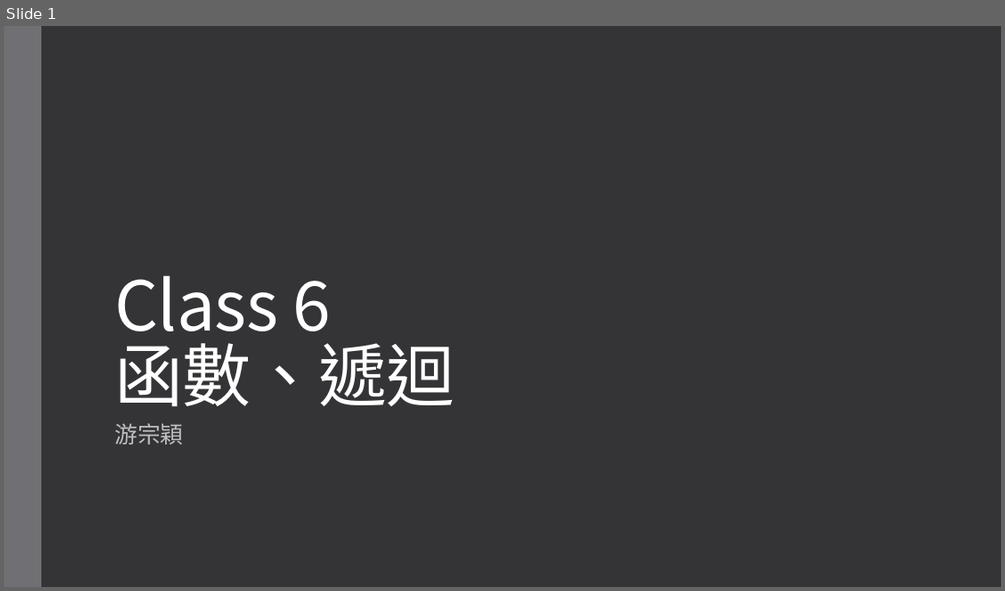
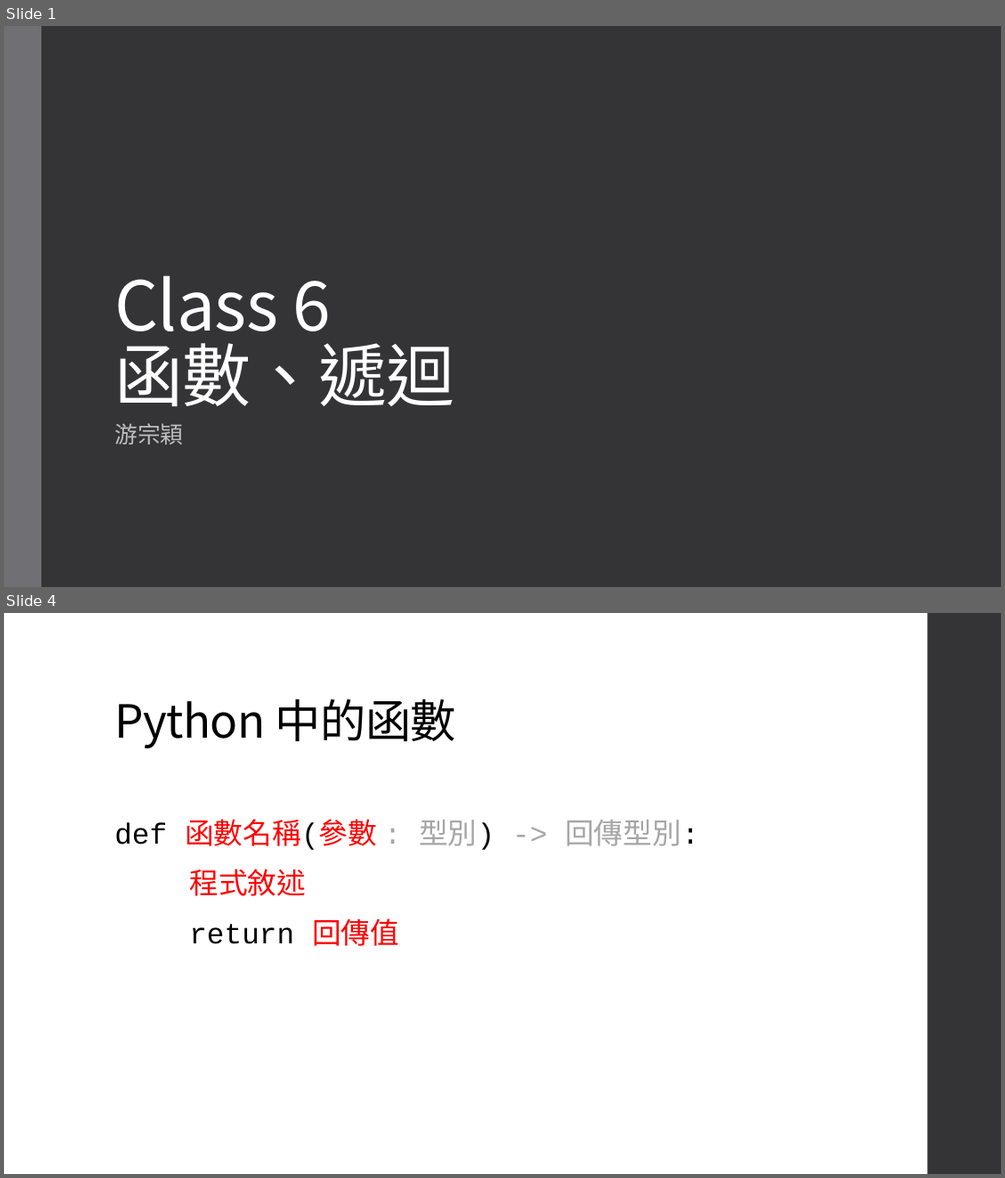
Before and after one commit to an920107/ServiceLearning, a slide deck: Class 6 函數、遞迴.pptx. Shown one above the other, each under a label of ours: slide 1 before the commit, slides 1 and 4 after it; the slides between them are not shown. The pictures are 1005x591 and 1005x1178 pixels, drawn with LibreOffice and Linux fonts; fonts in the diff are those of the drawing. Boxes give left, top, right and bottom in pixels: in the first picture for what was removed or moved away, otherwise in the second. Text is boxed around its words. In the diff, an @@ line names an element or a change of style, - is before the commit and + after.

```diff
--- a/Class 6 函數、遞迴.pptx
+++ b/Class 6 函數、遞迴.pptx
@@ slide 4 added at [4, 613, 1001, 1174], background #FFFFFF @@
@@ rectangle added at [928, 613, 1001, 1174], fill #353537 @@
@@ title added at [114, 699, 457, 748], 44 pt, text #000000 @@
+Python 中的函數
@@ text added at [114, 819, 699, 946], 28 pt, text #FF0000 @@
+def 函數名稱(參數 : 型別) -> 回傳型別:
+程式敘述
+return 回傳值
```
Also in this commit, not shown: 16 other slides added.
